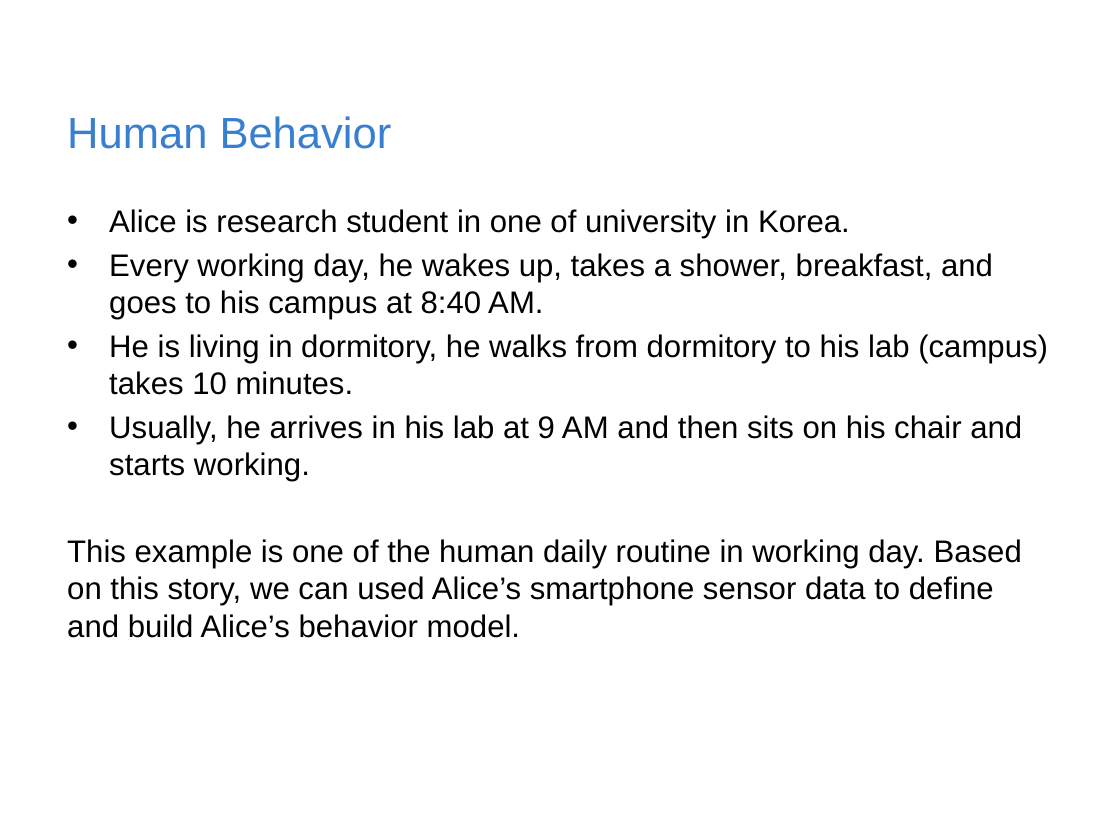
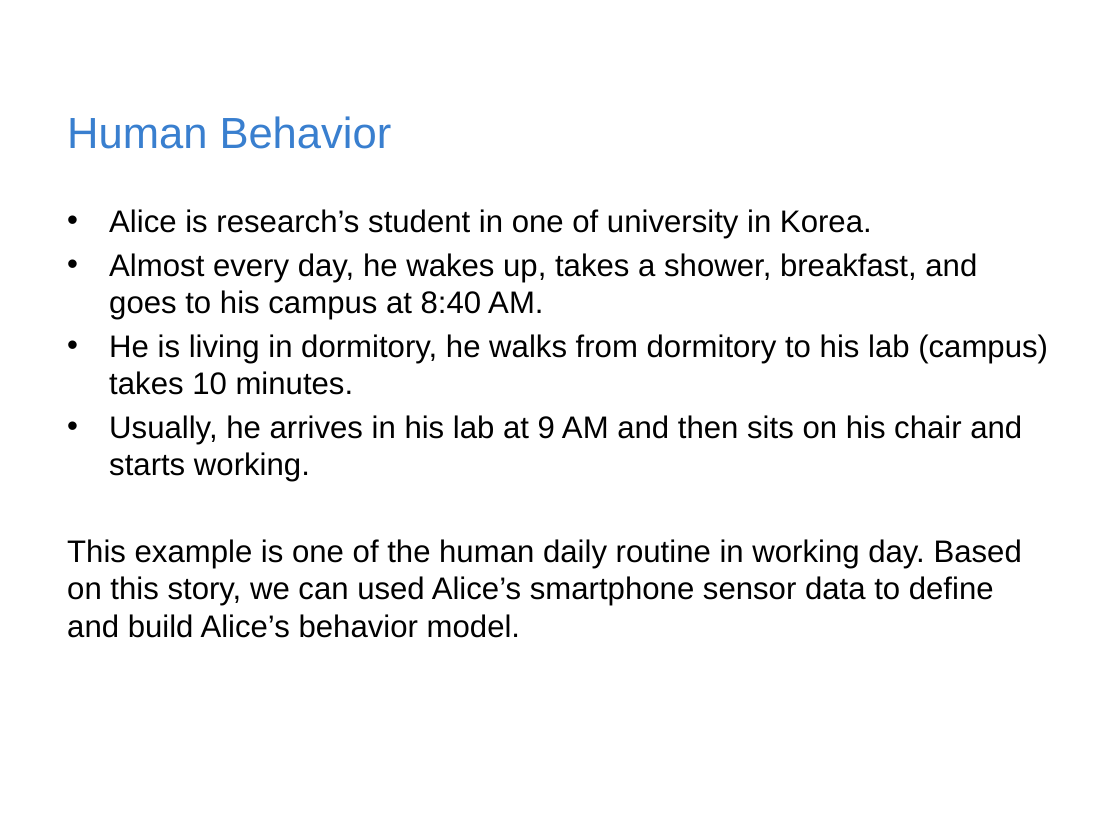
Before and after one commit to rischanlab/MyThesis, a slide deck: slide 3 of Thesis-presentation.pptx. Drawn at 1120x840 pixels with LibreOffice and Linux fonts; fonts in the diff are those of the drawing; background and template pictures are left out. Boxes give left, top, right and bottom in pixels: in the first picture for what was removed or moved away, otherwise in the second. Text is boxed around its words. In the diff, an @@ line names an element or a change of style, - is before the commit and + after.

```diff
--- a/Thesis-presentation.pptx
+++ b/Thesis-presentation.pptx
@@ text at <box>109,209,977,319</box>: text changed @@
-• Alice is research student in one of university in Korea.
-• Every working day, he wakes up, takes a shower, breakfast, and goes to his campus at 8:40 AM.
+• Alice is research’s student in one of university in Korea.
+• Almost every day, he wakes up, takes a shower, breakfast, and goes to his campus at 8:40 AM.
```
Also in this commit, not shown: 3 other slides changed, 1 slide added.
